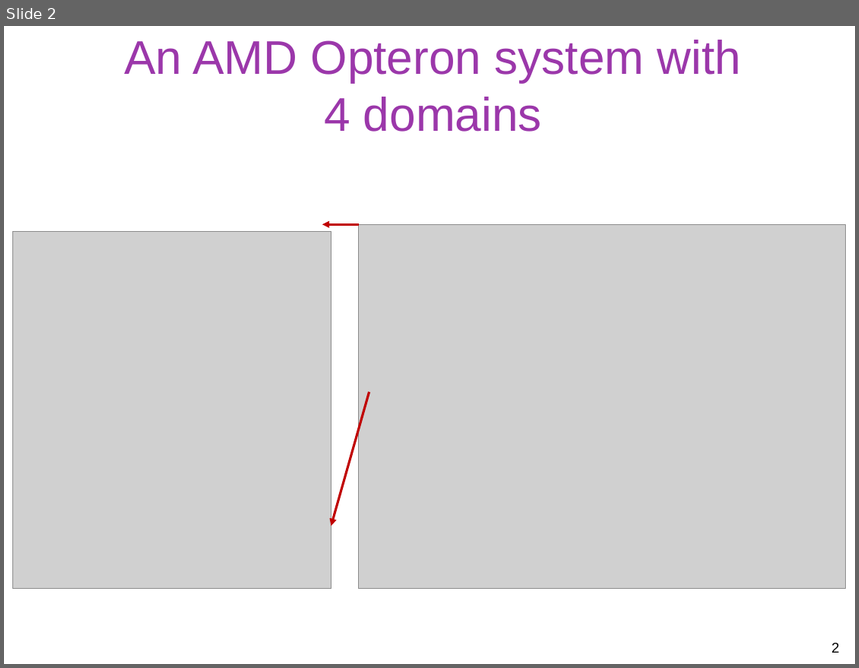
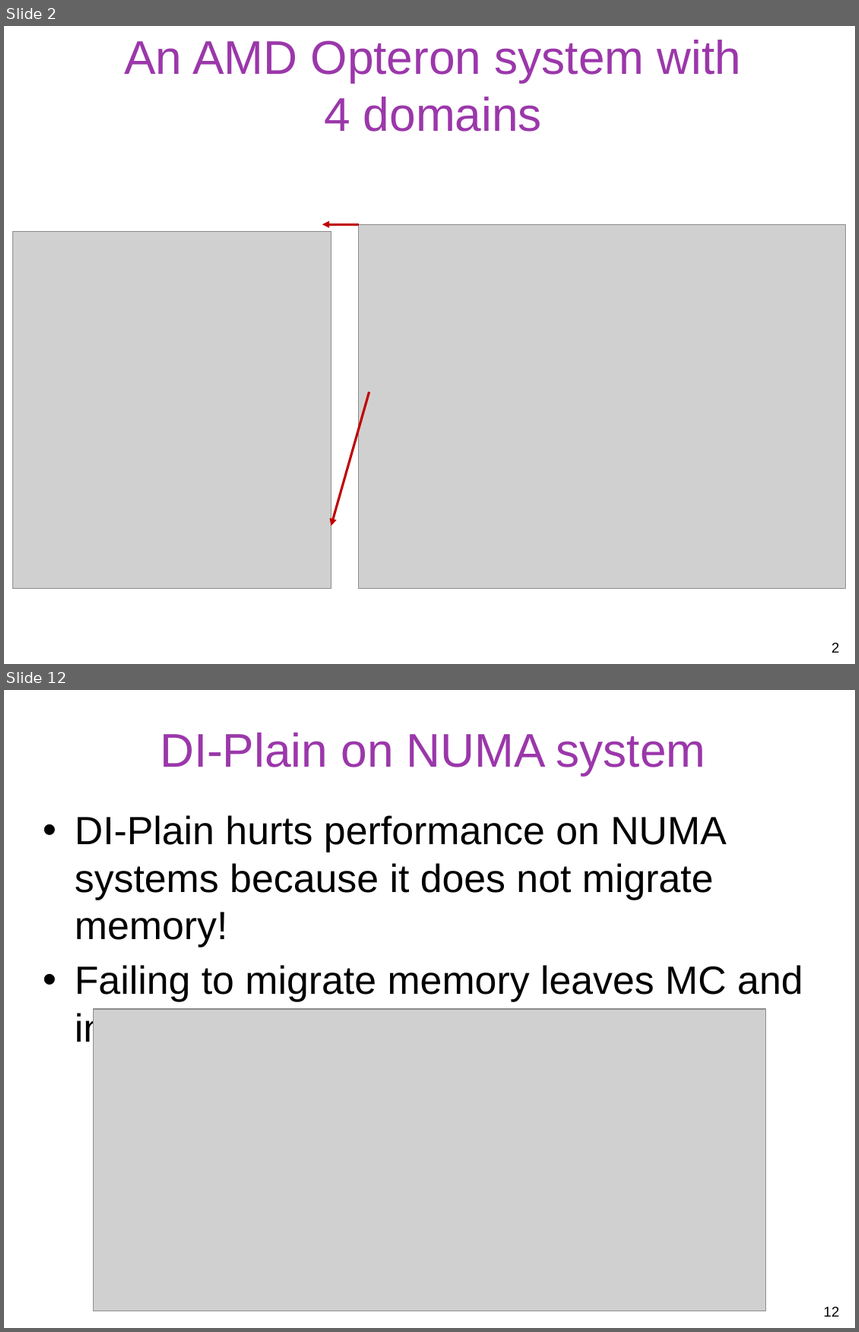
Before and after one commit to gulaoshi/gu.github.io, a slide deck: AdvOS/PPT+papers/blagodurov-ATC11.pptx. Shown one above the other, each under a label of ours: slide 2 before the commit, slides 2 and 12 after it; the slides between them are not shown. The pictures are 859x668 and 859x1332 pixels, drawn with LibreOffice and Linux fonts; fonts in the diff are those of the drawing; grey boxes stand for pictures. Boxes give left, top, right and bottom in pixels: in the first picture for what was removed or moved away, otherwise in the second. Text is boxed around its words. In the diff, an @@ line names an element or a change of style, - is before the commit and + after.

```diff
--- a/AdvOS/PPT+papers/blagodurov-ATC11.pptx
+++ b/AdvOS/PPT+papers/blagodurov-ATC11.pptx
@@ slide 12 added at (4,690,855,1328), background #FFFFFF @@
@@ title added at (160,733,706,775), 40 pt, text #9B37AA @@
+DI-Plain on NUMA system
@@ text added at (75,815,803,1002), 33.3 pt, text #000000 @@
+• DI-Plain hurts performance on NUMA systems because it does not migrate memory!
+• Failing to migrate memory leaves MC and introduces RL
@@ picture added at (94,1009,766,1312) @@
@@ page number added at (824,1307,840,1317), 12 pt, text #000000 @@
+12
```
Also in this commit, not shown: 14 other slides added, 2 slides removed, 3 other files.
